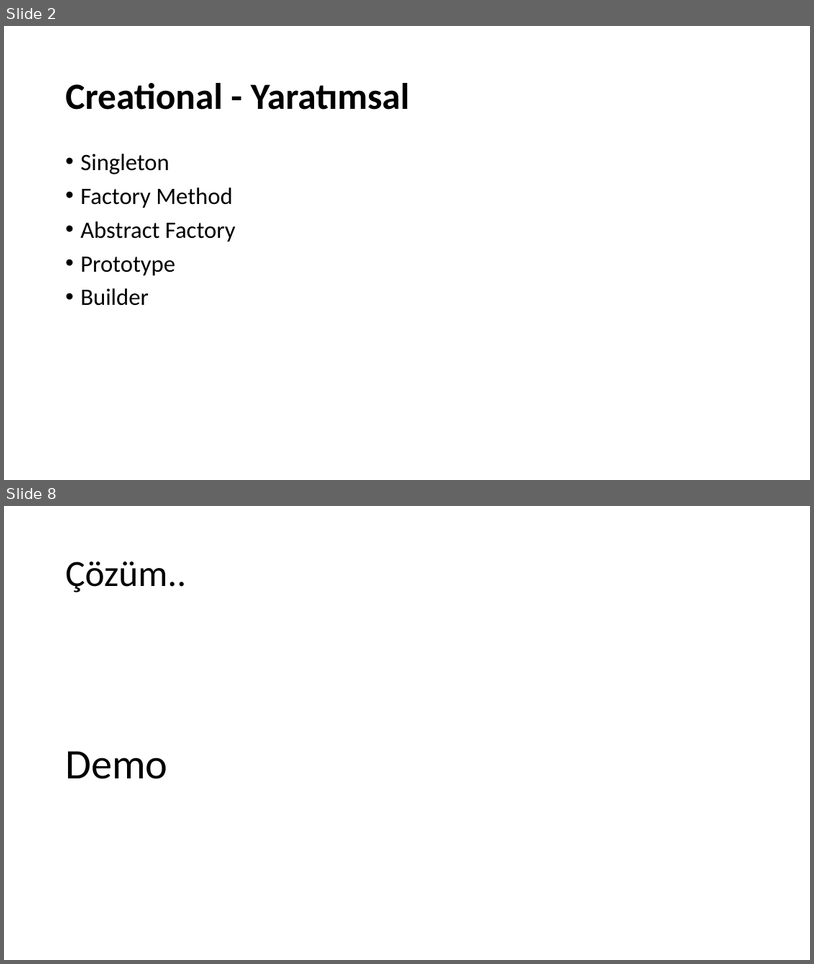
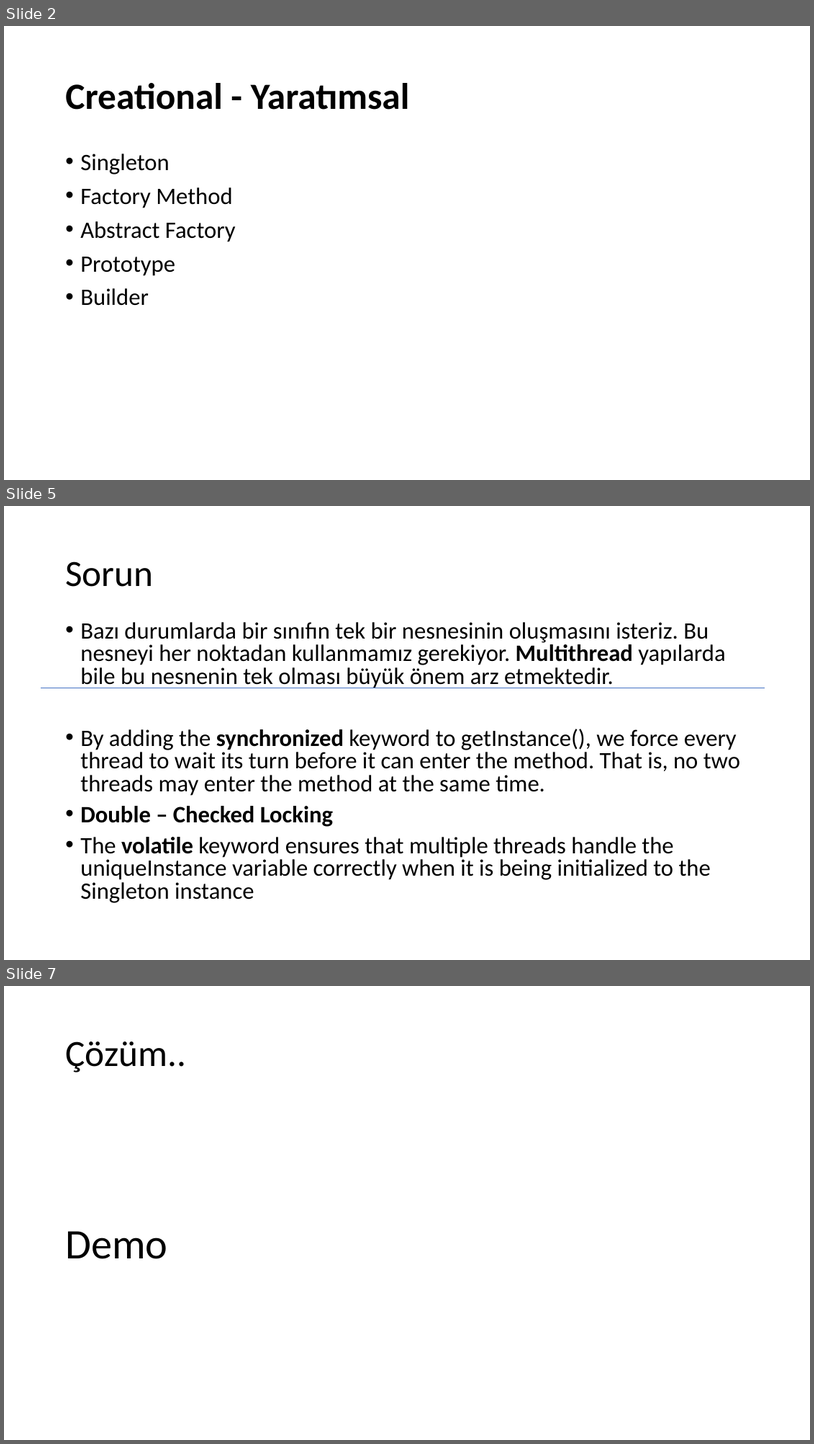
Before and after one commit to umiitkose/DesignPattern-Umiitkose, a slide deck: Tasarımdesenleri.pptx. Shown one above the other, each under a label of ours: slides 2 and 8 before the commit, slides 2, 5 and 7 after it; the slides between them are not shown. The pictures are 814x964 and 814x1444 pixels, drawn with LibreOffice and Linux fonts; fonts in the diff are those of the drawing. Boxes give left, top, right and bottom in pixels: in the first picture for what was removed or moved away, otherwise in the second. Text is boxed around its words. In the diff, an @@ line names an element or a change of style, - is before the commit and + after.

Commit message:
update Tasarımdesenleri.pptx and add singleton pattern

```diff
--- a/Tasarımdesenleri.pptx
+++ b/Tasarımdesenleri.pptx
@@ slide 5 added at (4, 506, 810, 960), background #FFFFFF @@
@@ title added at (65, 561, 153, 587), 44 pt, text #000000 @@
+Sorun
@@ text added at (80, 622, 741, 903), 28 pt, text #000000 @@
+• Bazı durumlarda bir sınıfın tek bir nesnesinin oluşmasını isteriz. Bu nesneyi her noktadan kullanmamız gerekiyor. Multithread yapılarda bile bu nesnenin tek olması büyük önem arz etmektedir.
+• By adding the synchronized keyword to getInstance(), we force every thread to wait its turn before it can enter the method. That is, no two threads may enter the method at the same time.
+• Double – Checked Locking
+• The volatile keyword ensures that multiple threads handle the uniqueInstance variable correctly when it is being initialized to the Singleton instance
@@ line added from (41, 688) to (766, 688), #4472C4 0.5 pt @@
@@ what was slide 8 is now slide 7 @@
```
Also in this commit, not shown: 5 other slides added, 21 other files.
